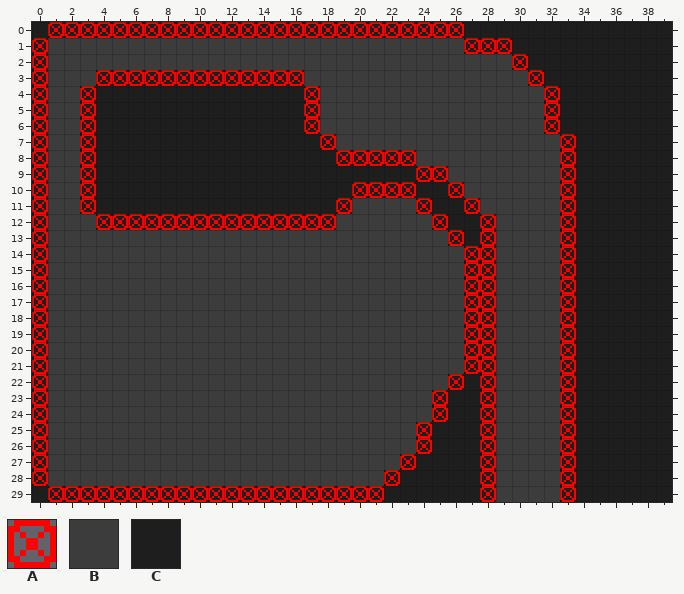
Tiled map: Avocado/data/maps/testing3.tmx. That is the earlier state.
Cells are 8x8 px. Shown: x 0..39, y 0..29.
Key: from "spritesheet": A 56, B 74, C 75.
_ is an empty cell.
Layers that did not change in this view are not listed.
Layer "background" before, first column x 7:
12 CCCCCCCCCCCCBBBBBBCCCCBBBBC
13 BBBBBBBBBBBBBBBBBBBCCCBBBBC
14 BBBBBBBBBBBBBBBBBBBBCCBBBBC
15 BBBBBBBBBBBBBBBBBBBBCCBBBBC
16 BBBBBBBBBBBBBBBBBBBBCCBBBBC
17 BBBBBBBBBBBBBBBBBBBBCCBBBBC
18 BBBBBBBBBBBBBBBBBBBBCCBBBBC
19 BBBBBBBBBBBBBBBBBBBBCCBBBBC
20 BBBBBBBBBBBBBBBBBBBBCCBBBBC
21 BBBBBBBBBBBBBBBBBBBBCCBBBBC
22 BBBBBBBBBBBBBBBBBBBCCCBBBBC
23 BBBBBBBBBBBBBBBBBBCCCCBBBBC
24 BBBBBBBBBBBBBBBBBBCCCCBBBBC
25 BBBBBBBBBBBBBBBBBCCCCCBBBBC
26 BBBBBBBBBBBBBBBBBCCCCCBBBBC
27 BBBBBBBBBBBBBBBBCCCCCCBBBBC
28 BBBBBBBBBBBBBBBCCCCCCCBBBBC
Layer "collision" before, first column x 7:
12 AAAAAAAAAAAA______A__A____A
13 ___________________A_A____A
14 ____________________AA____A
15 ____________________AA____A
16 ____________________AA____A
17 ____________________AA____A
18 ____________________AA____A
19 ____________________AA____A
20 ____________________AA____A
21 ____________________AA____A
22 ___________________A_A____A
23 __________________A__A____A
24 __________________A__A____A
25 _________________A___A____A
26 _________________A___A____A
27 ________________A____A____A
The result:
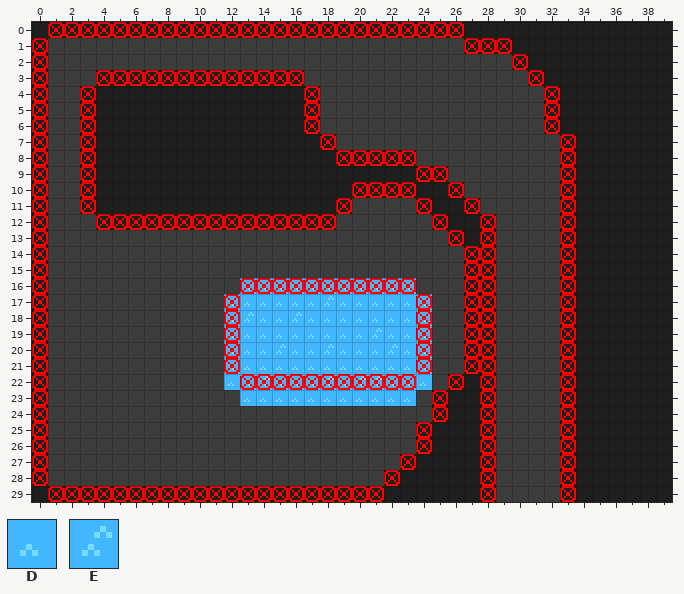
Further tiles: from "spritesheet": D 66, E 137.
The exact change:
Layer "background":
y 16: x 13..23 BBBBBBBBBBB -> DDDDDDDDDDD
y 17: x 12..24 BBBBBBBBBBBBB -> DDDDDDEDDDDDD
y 18: x 12..24 BBBBBBBBBBBBB -> DEDDEDDDDDDDD
y 19: x 12..24 BBBBBBBBBBBBB -> DDDDDDDDDEDDD
y 20: x 12..24 BBBBBBBBBBBBB -> DDDEDDEDDDEDD
y 21: x 12..24 BBBBBBBBBBBBB -> DDDDDDDDDDDDD
y 22: x 12..24 BBBBBBBBBBBBB -> DDEDDDEDEEDDD
y 23: x 13..23 BBBBBBBBBBB -> DDDDDDDDDDD
Layer "collision":
y 16: x 13..23 ___________ -> AAAAAAAAAAA
y 17..21: x 12 _ -> A; x 24 _ -> A
y 22: x 13..23 ___________ -> AAAAAAAAAAA
Changed places in both pictures, as pixel boxes (x1, y1, x2, y2):
changed: (224, 278, 432, 406)
